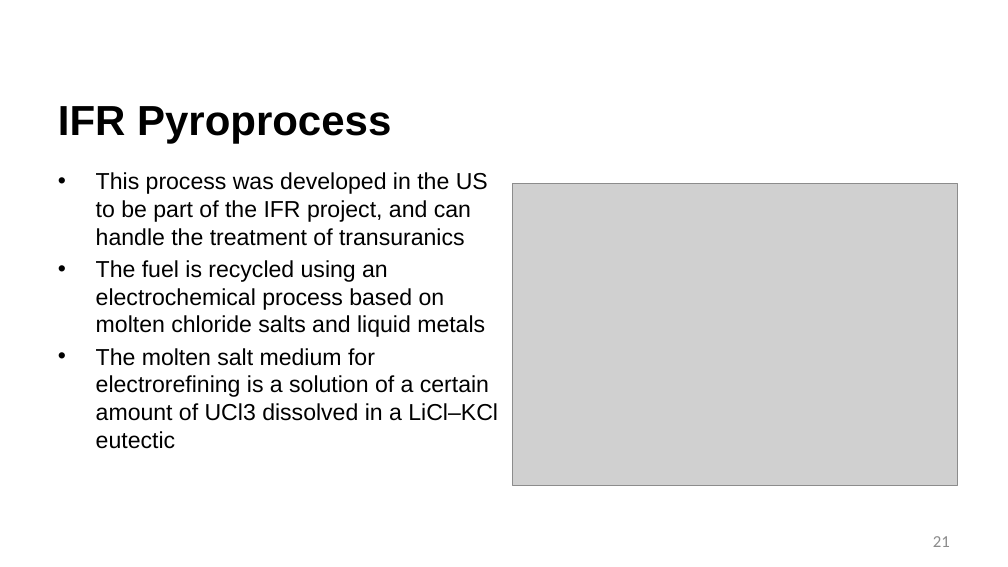
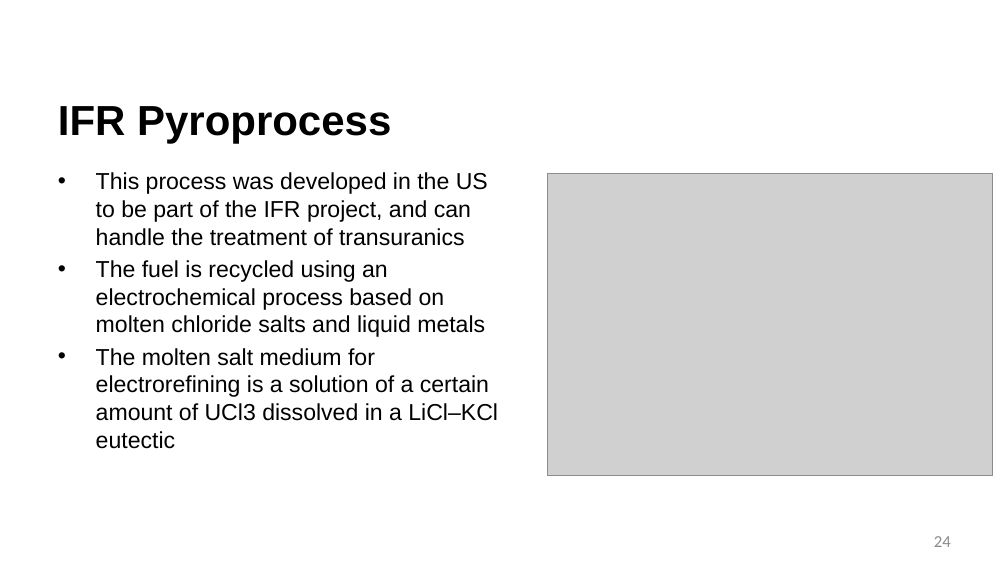
Before and after one commit to benbeeler/TEACHING, a slide deck: slide 24 of Advanced Reactor Materials/Fall2026/Lec11_SFRs.pptx (slide 21 before the commit). Drawn at 1008x567 pixels with LibreOffice and Linux fonts; fonts in the diff are those of the drawing; grey boxes stand for pictures; background and template pictures are left out. Boxes give left, top, right and bottom in pixels: in the first picture for what was removed or moved away, otherwise in the second. Text is boxed around its words. In the diff, an @@ line names an element or a change of style, - is before the commit and + after.

```diff
--- a/Advanced Reactor Materials/Fall2026/Lec11_SFRs.pptx
+++ b/Advanced Reactor Materials/Fall2026/Lec11_SFRs.pptx
@@ picture: place and size @@
-picture at <box>513,184,958,485</box>
+picture at <box>547,173,993,475</box>
@@ page number at <box>934,536,951,547</box>: text changed @@
-21
+24
```
Also in this commit, not shown: 9 other slides changed, 3 slides added, 12 other files.
